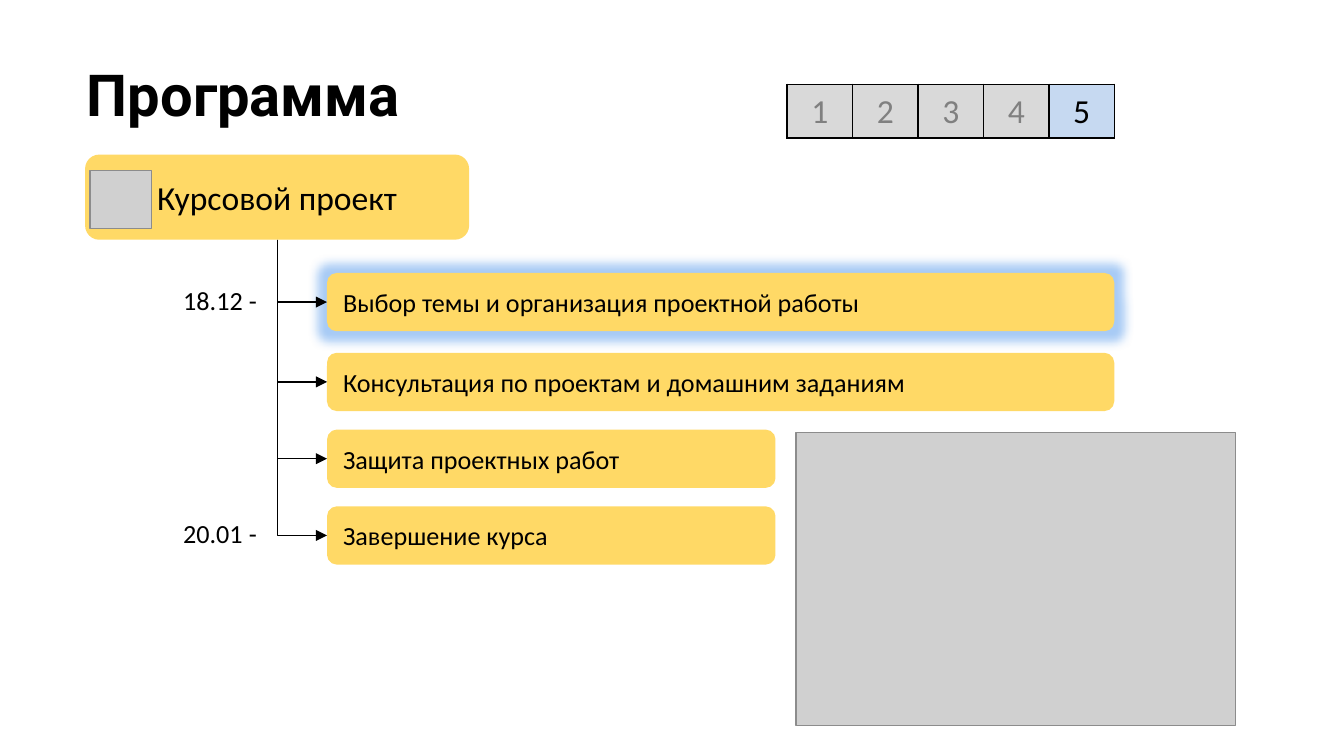
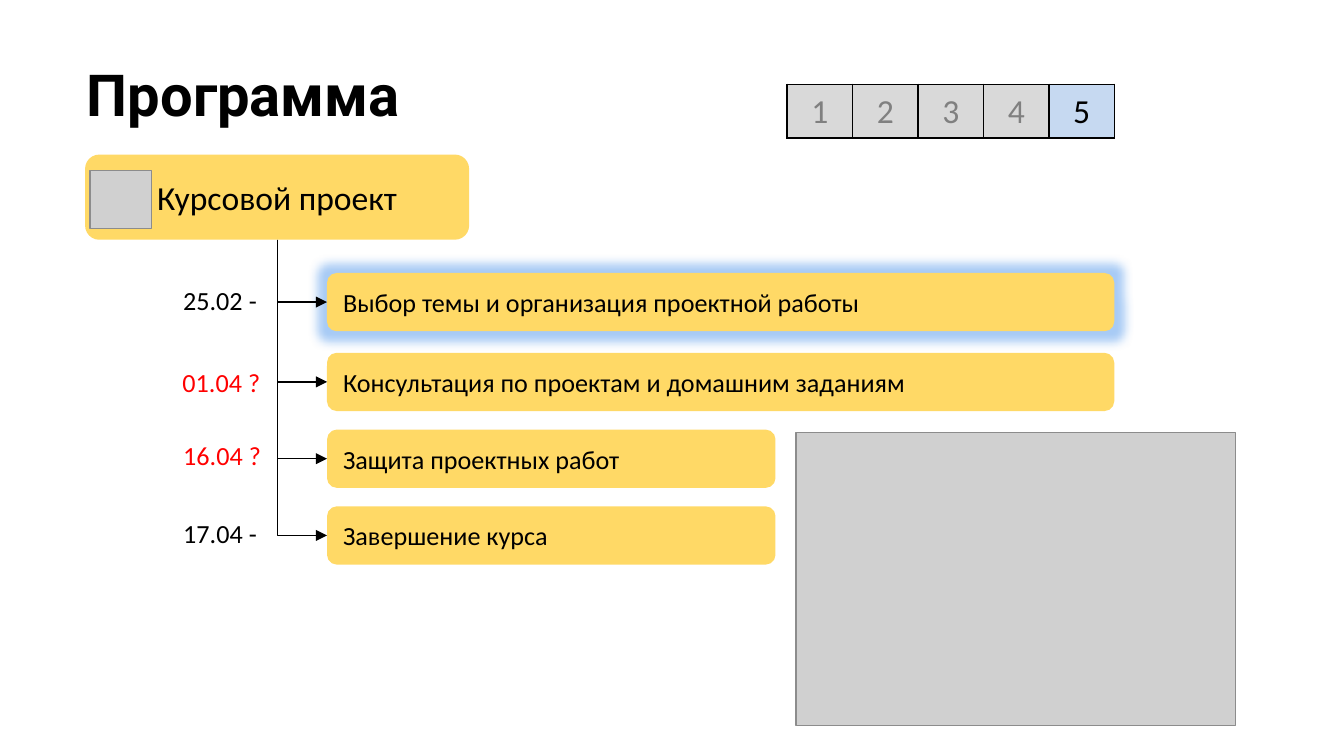
Before and after one commit to stureiko/Otus_lectures, a slide deck: slide 11 of RL/Course-project/Course project.pptx. Drawn at 1344x756 pixels with LibreOffice and Linux fonts; fonts in the diff are those of the drawing; grey boxes stand for pictures; background and template pictures are left out. Boxes give left, top, right and bottom in pixels: in the first picture for what was removed or moved away, otherwise in the second. Text is boxed around its words. In the diff, an @@ line names an element or a change of style, - is before the commit and + after.

```diff
--- a/RL/Course-project/Course project.pptx
+++ b/RL/Course-project/Course project.pptx
@@ text at (x1=183, y1=293, x2=243, y2=310): text changed @@
-18.12 -
+25.02 -
@@ text added at (x1=182, y1=375, x2=242, y2=392), 14 pt, text #FF0000 @@
+01.04 ?
@@ text added at (x1=183, y1=447, x2=243, y2=465), 14 pt, text #FF0000 @@
+16.04 ?
@@ text at (x1=183, y1=526, x2=243, y2=543): text changed @@
-20.01 -
+17.04 -
```
Also in this commit, not shown: 1 other slide changed, 37 other files.
